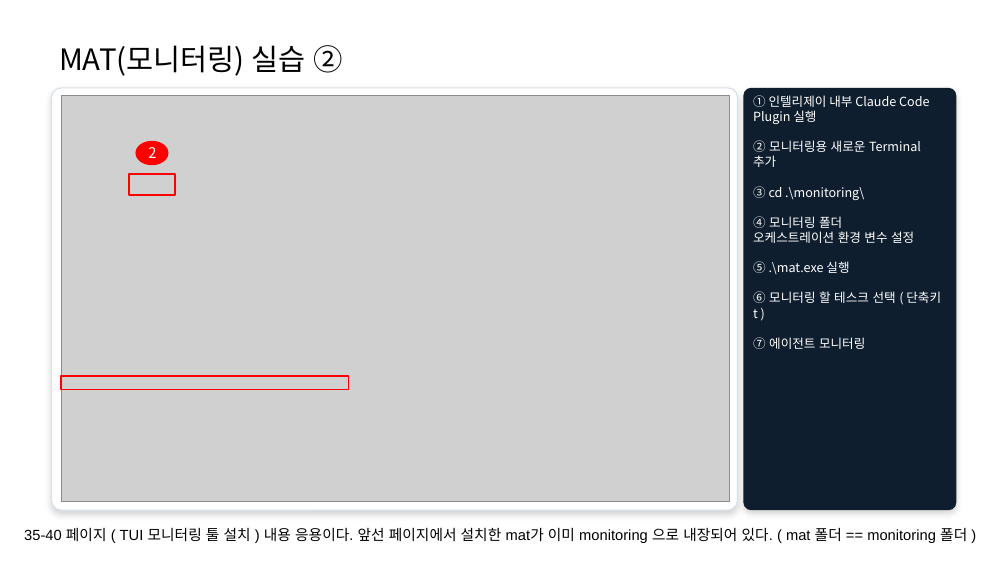
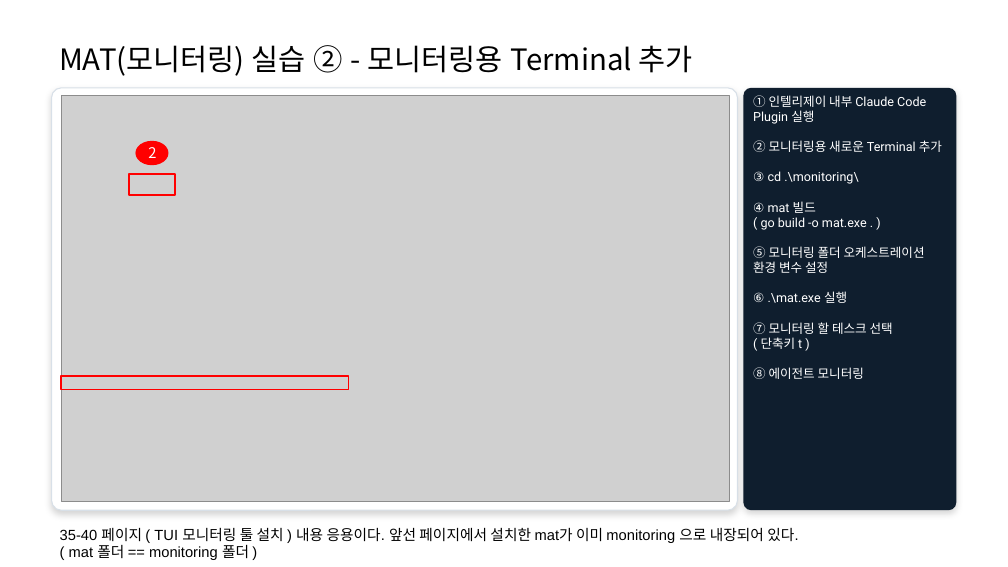
Before and after one commit to 313DEVGRP/Java-Service-Tree-Framework, a slide deck: slide 54 of Multi_Sub_Agent_USE_Manual_v1.0.pptx (slide 51 before the commit). Drawn at 1008x567 pixels with LibreOffice and Linux fonts; fonts in the diff are those of the drawing; grey boxes stand for pictures. Boxes give left, top, right and bottom in pixels: in the first picture for what was removed or moved away, otherwise in the second. Text is boxed around its words. In the diff, an @@ line names an element or a change of style, - is before the commit and + after.

```diff
--- a/Multi_Sub_Agent_USE_Manual_v1.0.pptx
+++ b/Multi_Sub_Agent_USE_Manual_v1.0.pptx
@@ text at <box>59,45,693,76</box>: text changed @@
-MAT(모니터링) 실습 ②
+MAT(모니터링) 실습 ② - 모니터링용 Terminal 추가
@@ text in rounded rectangle at <box>753,95,942,184</box>: font Noto Sans CJK KR to Roboto in "① 인텔리제이 내부 Claude Code Plugin 실행", "② 모니터링용 새로운 Terminal 추가", "③ cd .\monitoring\" @@
@@ text in rounded rectangle at <box>753,201,925,379</box>: text changed; font Noto Sans CJK KR to Roboto @@
-④ 모니터링 폴더 오케스트레이션 환경 변수 설정
-⑤ .\mat.exe 실행
-⑥ 모니터링 할 테스크 선택 ( 단축키 t )
-⑦ 에이전트 모니터링
+④ mat 빌드
+( go build -o mat.exe . )
+⑤ 모니터링 폴더 오케스트레이션 환경 변수 설정
+⑥ .\mat.exe 실행
+⑦ 모니터링 할 테스크 선택
+( 단축키 t )
+⑧ 에이전트 모니터링
@@ text at <box>60,528,798,560</box>: text changed @@
-35-40 페이지 ( TUI 모니터링 툴 설치 ) 내용 응용이다. 앞선 페이지에서 설치한 mat가 이미 monitoring 으로 내장되어 있다. ( mat 폴더 == monitoring 폴더 )
+35-40 페이지 ( TUI 모니터링 툴 설치 ) 내용 응용이다. 앞선 페이지에서 설치한 mat가 이미 monitoring 으로 내장되어 있다.
+( mat 폴더 == monitoring 폴더 )
```
Also in this commit, not shown: 6 other slides changed, 4 slides added.
